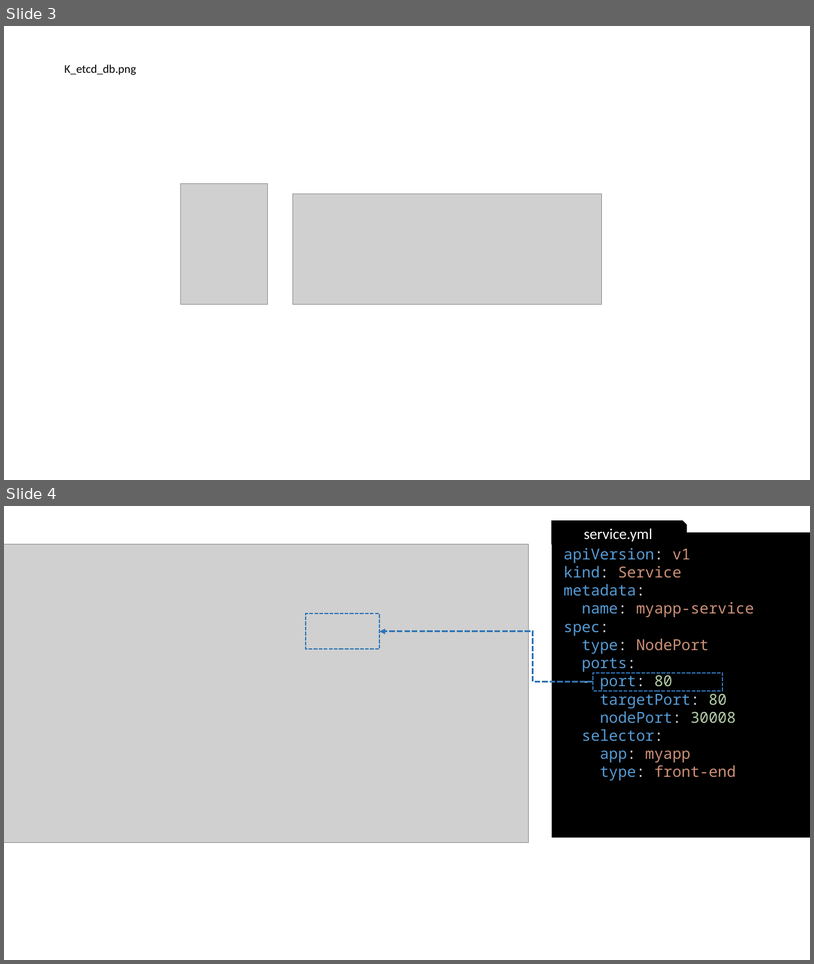
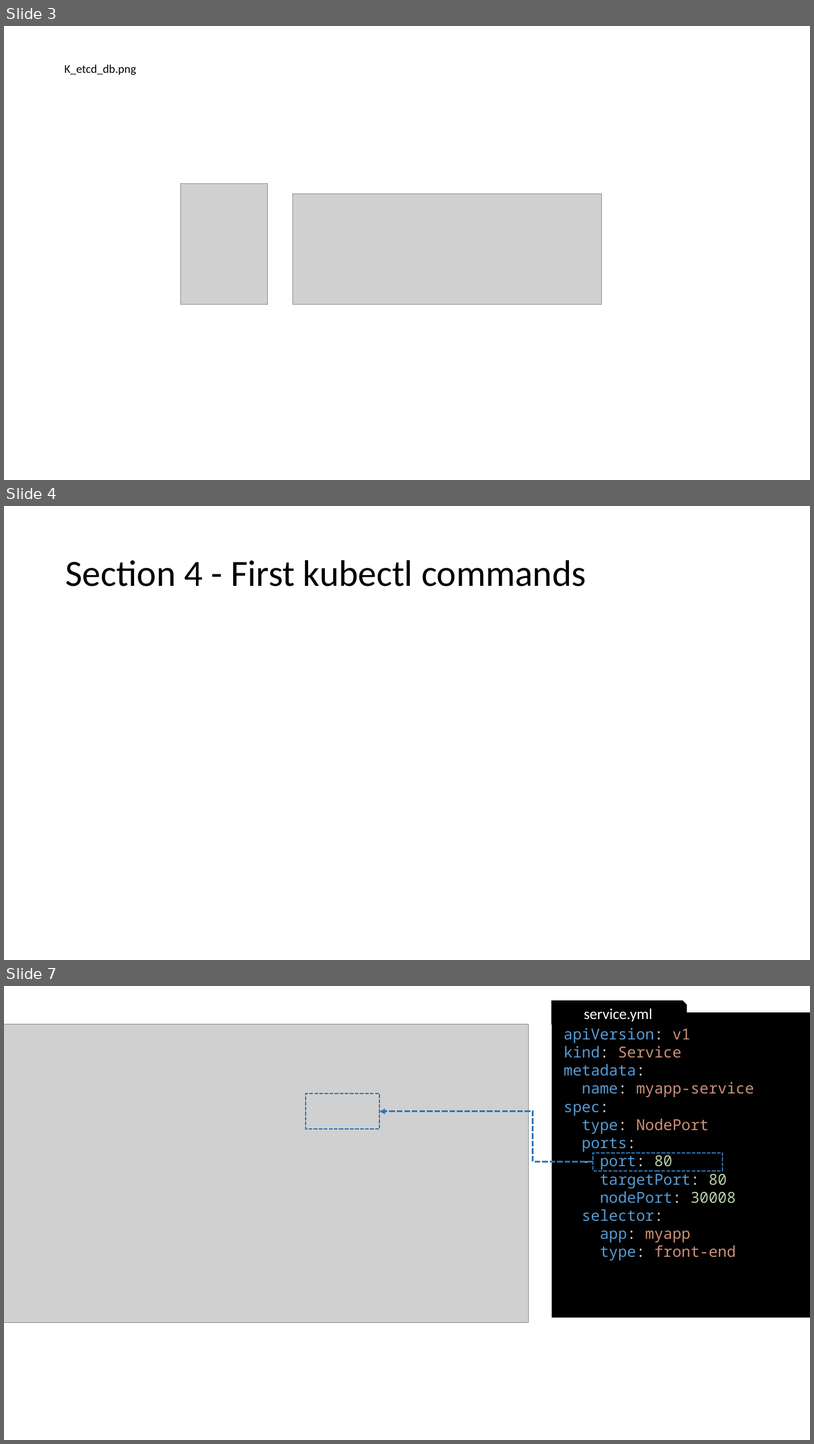
Before and after one commit to gerassimos/kgs, a slide deck: docs/images/slides_images.pptx. Shown one above the other, each under a label of ours: slides 3 and 4 before the commit, slides 3, 4 and 7 after it; the slides between them are not shown. The pictures are 814x964 and 814x1444 pixels, drawn with LibreOffice and Linux fonts; fonts in the diff are those of the drawing; grey boxes stand for pictures. Boxes give left, top, right and bottom in pixels: in the first picture for what was removed or moved away, otherwise in the second. Text is boxed around its words. In the diff, an @@ line names an element or a change of style, - is before the commit and + after.

Commit message:
Section 4 update - formatting

```diff
--- a/docs/images/slides_images.pptx
+++ b/docs/images/slides_images.pptx
@@ slide 4 added at box(4, 506, 810, 960), background #FFFFFF @@
@@ title added at box(65, 560, 587, 586), 44 pt, text #000000 @@
+Section 4 - First kubectl commands
@@ what was slide 4 is now slide 7 @@
```
Also in this commit, not shown: 2 other slides added, 3 other files.
